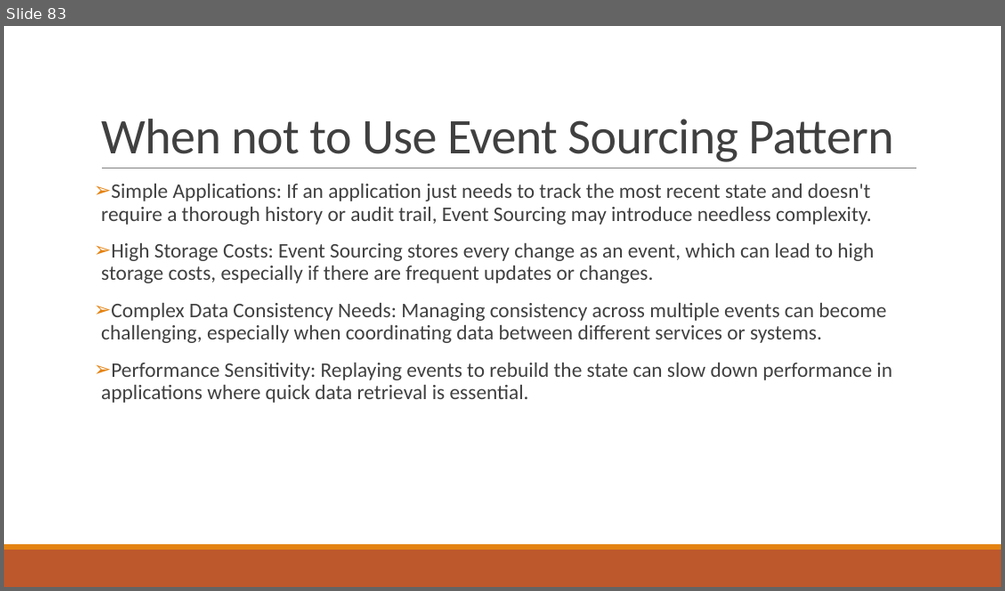
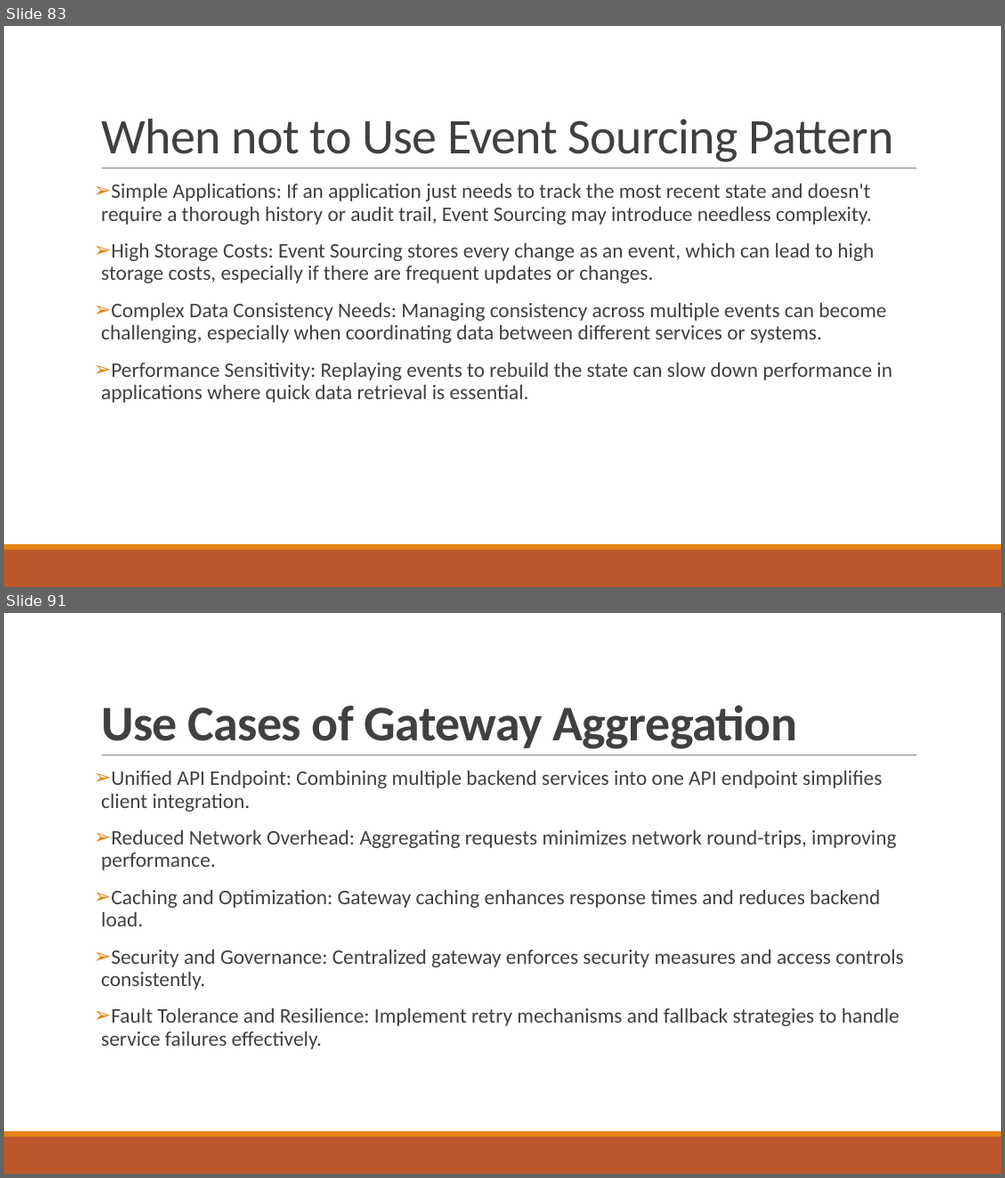
Before and after one commit to Sujatabatra/ThalesAug2025, a slide deck: Microservice Design Patterns.pptx. Shown one above the other, each under a label of ours: slide 83 before the commit, slides 83 and 91 after it; the slides between them are not shown. The pictures are 1005x591 and 1005x1178 pixels, drawn with LibreOffice and Linux fonts; fonts in the diff are those of the drawing. Boxes give left, top, right and bottom in pixels: in the first picture for what was removed or moved away, otherwise in the second. Text is boxed around its words. In the diff, an @@ line names an element or a change of style, - is before the commit and + after.

```diff
--- a/Microservice Design Patterns.pptx
+++ b/Microservice Design Patterns.pptx
@@ slide 91 added at (4, 613, 1001, 1174), background #FFFFFF; not listed: 3 template elements that a slide beside it also shows @@
@@ title added at (101, 705, 797, 749), 48 pt, text #404040, bold @@
+Use Cases of Gateway Aggregation
@@ text added at (101, 771, 903, 1049), 20 pt, text #404040 @@
+➢ Unified API Endpoint: Combining multiple backend services into one API endpoint simplifies client integration.
+➢ Reduced Network Overhead: Aggregating requests minimizes network round-trips, improving performance.
+➢ Caching and Optimization: Gateway caching enhances response times and reduces backend load.
+➢ Security and Governance: Centralized gateway enforces security measures and access controls consistently.
+➢ Fault Tolerance and Resilience: Implement retry mechanisms and fallback strategies to handle service failures effectively.
```
Also in this commit, not shown: 72 other slides added.
